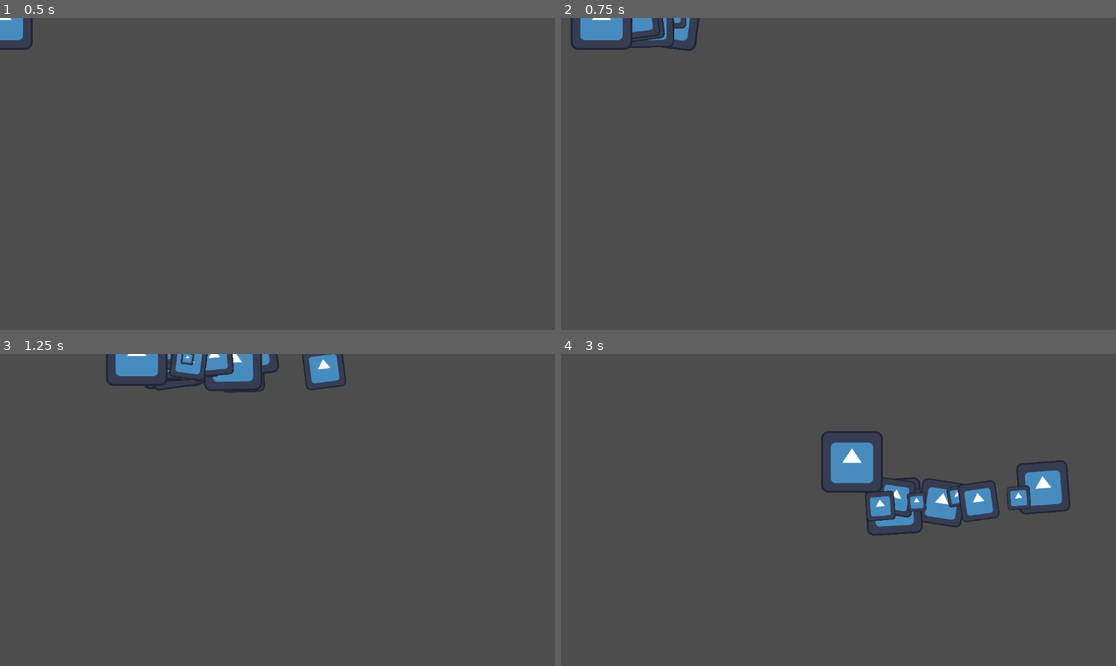
Above: before the commit, frames 1-4 (two rows, left to right).
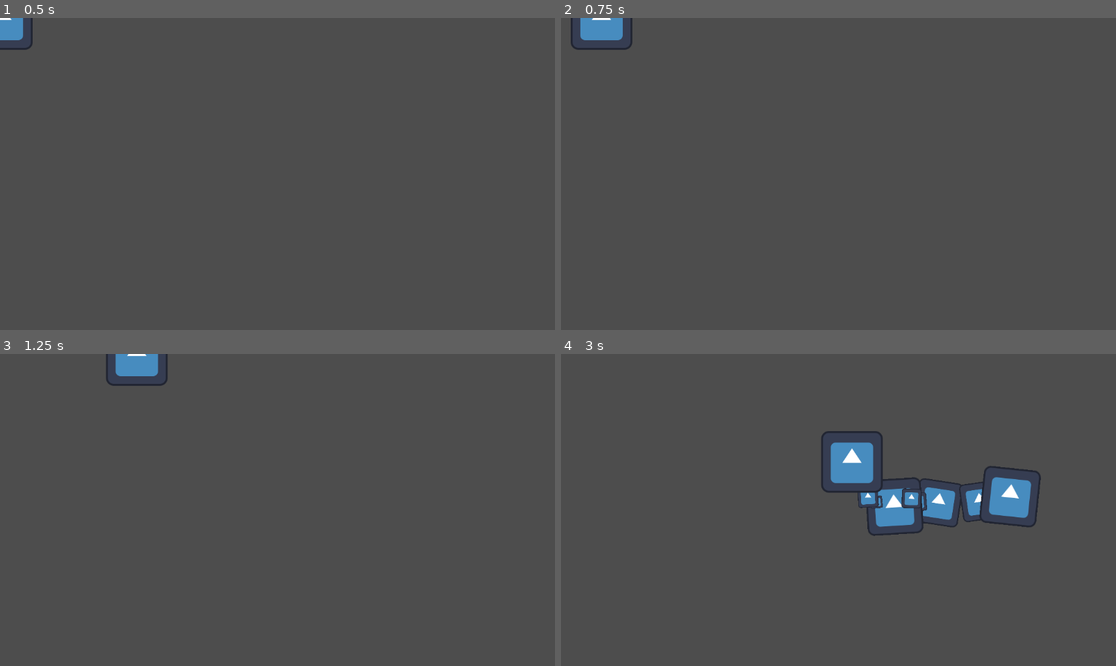
Above: after the commit, the same moments.

Repository: SilasVt/Aldgate
Game: Godot game, scene res://Assets/EarthAssets/Scenes/EarthDimension.tscn
Same seed, same stepped clock (60 frames per second), same inputs: the game is played once before the commit and once after it. The engine's default icon, where the game draws it, is replaced by a stand-in: a white triangle on a blue panel in a dark square.
Inputs (mouse positions are in pixels of both pictures, inside the frame that each line leads up to):
- Up to frame 1 (0.5 s): no input
- Up to frame 2 (0.75 s): tap Enter at 0.5 s; move the mouse to (960, 158) at 0.52 s; hold Right (move_right) from 0.53 s (still down); hold Alt (shield_action) from 0.53 s (still down)
- Up to frame 3 (1.25 s): keep holding Right (move_right); keep holding Alt (shield_action)
- Up to frame 4 (3 s): move the mouse to (727, 525) at 1.27 s; release Right (move_right) at 1.28 s; release Alt (shield_action) at 1.28 s; hold S (move_down) 1.28-2.03 s; tap Ctrl (move_fast) at 1.35 s; tap Alt (shield_action) at 1.55 s; move the mouse to (894, 441) at 2.02 s; hold Right (move_right) 2.03-2.78 s; hold Alt (shield_action) 2.03-2.78 s; tap 1 (shield_1) at 2.1 s; move the mouse to (810, 572) at 2.77 s; hold W (move_up) from 2.78 s (still down); tap 2 (shield_2) at 2.85 s

Frame 1 is identical in both runs. In frame 2, 0.6% of the frame differs, in the area x 12-26%, y 0-11%; in frame 3, 1.9%; in frame 4, 2.9%, in the area x 53-92%, y 34-59%.

Commit message:
emelsie normal map test

Diff:
--- a/Assets/Code/Scripts/player_shield_fire.gd
+++ b/Assets/Code/Scripts/player_shield_fire.gd
@@ -61,8 +61,12 @@
 	shield_area.rotation_degrees = degrees
 
 func set_active(state):
-	cpu_particles_2d.set_emitting(state)
-	element_collision_shape.disabled = !state
+	if shield_in_use and state:
+		cpu_particles_2d.set_emitting(state)
+		element_collision_shape.disabled = !state
+	else:
+		cpu_particles_2d.set_emitting(false)
+		element_collision_shape.disabled = true
 
 
 func _process(delta):
--- /dev/null
+++ b/Assets/GenericAssets/Scenes/emelsie.tscn
@@ -0,0 +1,34 @@
+[gd_scene load_steps=7 format=3 uid="uid://d3na5hgni6png"]
+
+[ext_resource type="Texture2D" uid="uid://ew26f45a12oj" path="res://Assets/GenericAssets/Sprites/Light (1).png" id="1_sqd71"]
+[ext_resource type="Texture2D" uid="uid://b4g14xoh60gsr" path="res://Assets/GenericAssets/Sprites/emelsie.png" id="2_few6d"]
+[ext_resource type="Texture2D" uid="uid://dwh8owqe7xxot" path="res://Assets/GenericAssets/Sprites/emelsie_n.png" id="3_g5amf"]
+
+[sub_resource type="CanvasTexture" id="CanvasTexture_oktow"]
+diffuse_texture = ExtResource("2_few6d")
+normal_texture = ExtResource("3_g5amf")
+
+[sub_resource type="AtlasTexture" id="AtlasTexture_kdgob"]
+atlas = SubResource("CanvasTexture_oktow")
+
+[sub_resource type="CanvasTexture" id="CanvasTexture_fklbr"]
+diffuse_texture = ExtResource("2_few6d")
+normal_texture = ExtResource("3_g5amf")
+
+[node name="Node2D" type="Node2D"]
+
+[node name="PointLight2D" type="PointLight2D" parent="."]
+position = Vector2(-1183, -518)
+scale = Vector2(8.68848, 5.76758)
+energy = 16.0
+blend_mode = 1
+texture = ExtResource("1_sqd71")
+height = 106.0
+
+[node name="Sprite2D" type="Sprite2D" parent="."]
+visible = false
+texture = SubResource("AtlasTexture_kdgob")
+
+[node name="Sprite2D2" type="Sprite2D" parent="."]
+position = Vector2(-5, -14)
+texture = SubResource("CanvasTexture_fklbr")
Binary file added: Assets/GenericAssets/Sprites/Light (1).png
Not shown, added: Assets/GenericAssets/Sprites/Light (1).png.import
Binary file added: Assets/GenericAssets/Sprites/emelsie.png
Not shown, added: Assets/GenericAssets/Sprites/emelsie.png.import
Binary file added: Assets/GenericAssets/Sprites/emelsie_n.png
Not shown, added: Assets/GenericAssets/Sprites/emelsie_n.png.import
